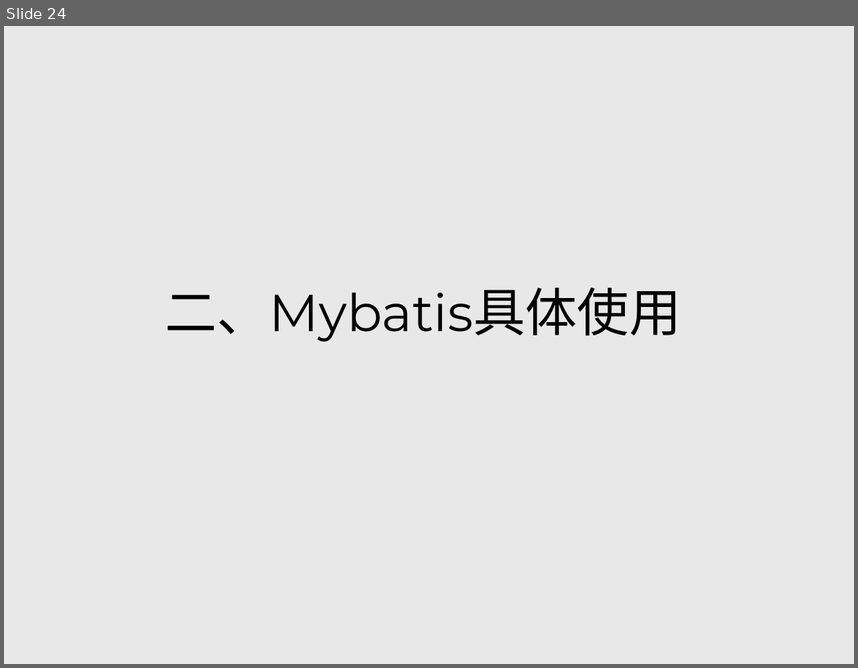
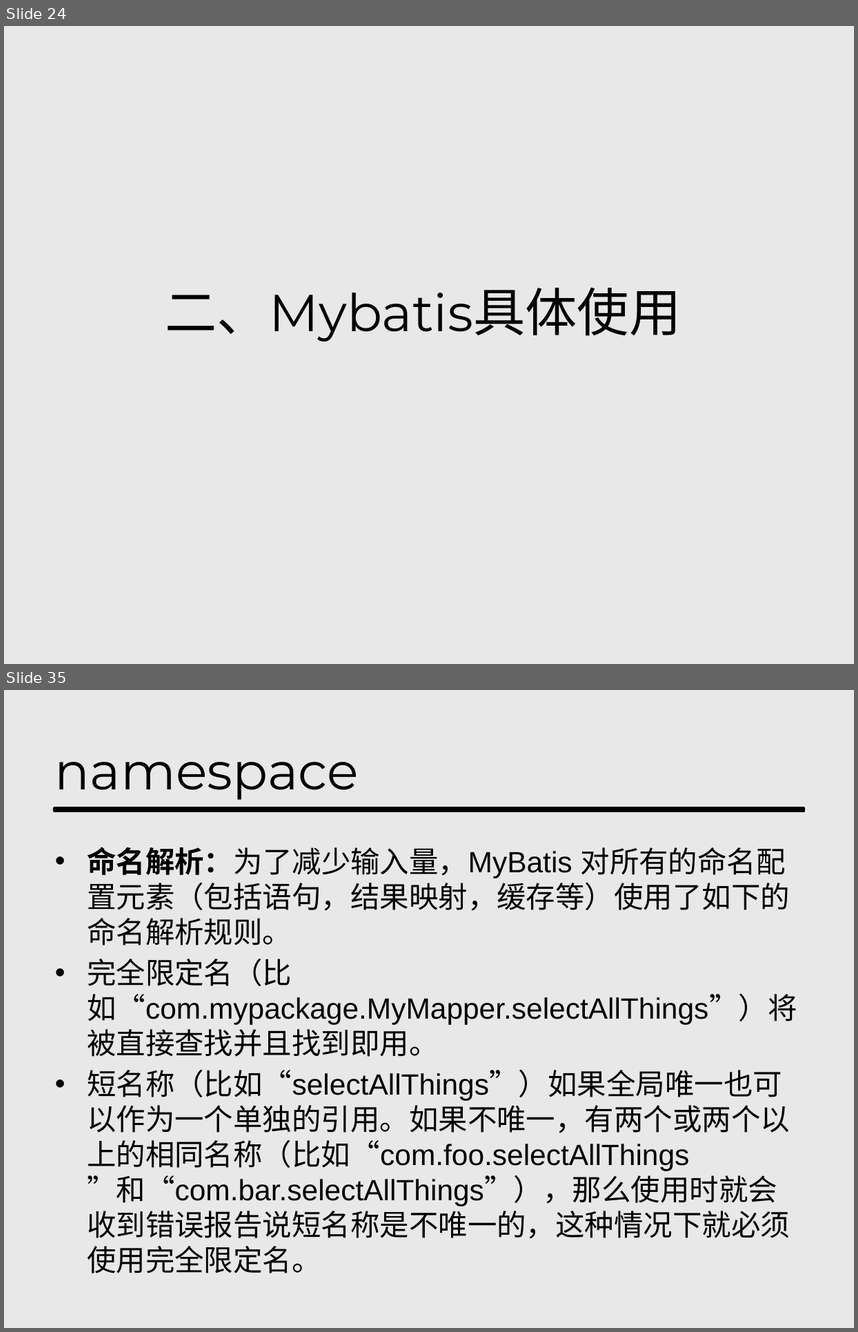
Before and after one commit to hyndio/mybatis_share, a slide deck: Mybatis-分享-hynd.pptx. Shown one above the other, each under a label of ours: slide 24 before the commit, slides 24 and 35 after it; the slides between them are not shown. The pictures are 858x668 and 858x1332 pixels, drawn with LibreOffice and Linux fonts; fonts in the diff are those of the drawing. Boxes give left, top, right and bottom in pixels: in the first picture for what was removed or moved away, otherwise in the second. Text is boxed around its words. In the diff, an @@ line names an element or a change of style, - is before the commit and + after.

```diff
--- a/Mybatis-分享-hynd.pptx
+++ b/Mybatis-分享-hynd.pptx
@@ slide 35 added at box(4, 690, 854, 1328), background #D9D9D9 at 58% opacity @@
@@ title added at box(55, 762, 359, 800), 44 pt, text #000000 @@
+namespace
@@ rectangle added at box(54, 808, 804, 811), fill #000000, outline #000000 2 pt @@
@@ text added at box(87, 847, 797, 1273), 24.8 pt, text #000000 @@
+• 命名解析：为了减少输入量，MyBatis 对所有的命名配置元素（包括语句，结果映射，缓存等）使用了如下的命名解析规则。
+• 完全限定名（比如“com.mypackage.MyMapper.selectAllThings”）将被直接查找并且找到即用。
+• 短名称（比如“selectAllThings”）如果全局唯一也可以作为一个单独的引用。如果不唯一，有两个或两个以上的相同名称（比如“com.foo.selectAllThings ”和“com.bar.selectAllThings”），那么使用时就会收到错误报告说短名称是不唯一的，这种情况下就必须使用完全限定名。
```
Also in this commit, not shown: 2 slides changed, 10 other slides added, 1 slide removed, 1 other file.
